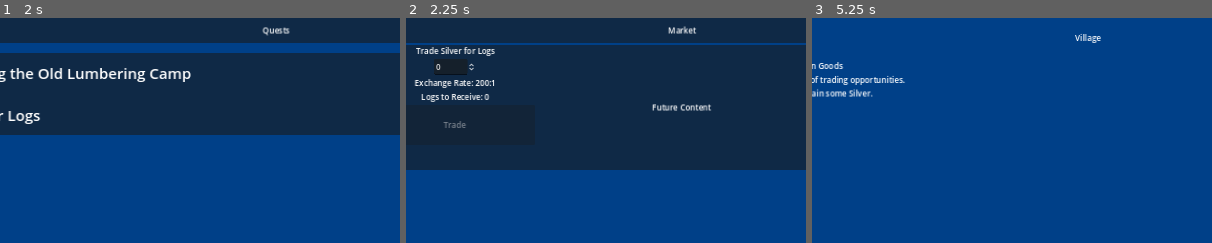
Above: before the commit, frames 1-3 (left to right).
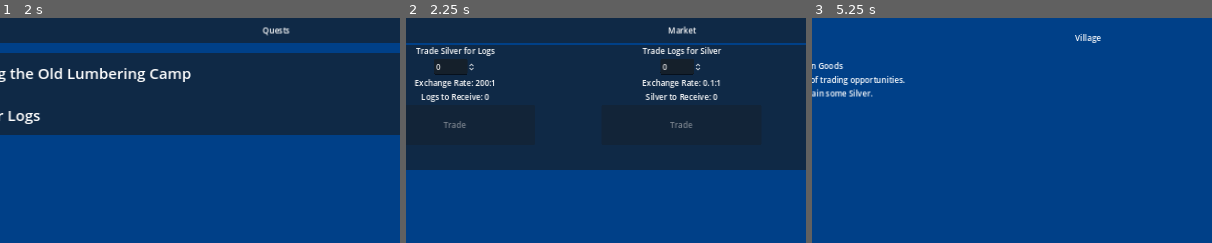
Above: after the commit, the same moments.

Repository: rexinthepark/IdleConomy
Game: Godot game, scene res://Singletons/game/game.tscn
Two runs of this game, one before a commit and one after it. Both use one fixed random seed, a clock stepped at 60 frames per second and the inputs below.
Inputs (mouse positions are % of the whole screen's width and height, from its top left):
- Up to frame 1 (2 s): click "View Village" at 0.5 s; click "View Quests" at 1.25 s
- Up to frame 2 (2.25 s): click "View Market" at 2 s
- Up to frame 3 (5.25 s): click (3, 97) at 2.75 s; click (7, 97) at 3.5 s; click (12, 97) at 4.25 s; click "View Village" at 5 s
The pictures show only the part of the screen within x 23-73%, y 0-50%; the shares and areas given below are measured in that part.

Frame 1 is identical in both runs. In frame 2, 2.1% of the frame differs, in the area x 59-79%, y 12-49%; in frame 3, nothing differs.

Commit message:
market update logs

Diff:
--- a/Singletons/Generator_Silver/upgrade_01/silver_upgrade_01.gd
+++ b/Singletons/Generator_Silver/upgrade_01/silver_upgrade_01.gd
@@ -4,7 +4,7 @@
 
 signal leveled_up
 
-var _cost : Array[int] = [100, 250, 450]
+var _cost : Array[int] = [50, 150, 250]
 var _bonus : Array[Vector2i] = [
 	Vector2i(1, 2),
 	Vector2i(7, 10),
--- a/Singletons/Generator_Silver/upgrade_02/silver_upgrade_02.gd
+++ b/Singletons/Generator_Silver/upgrade_02/silver_upgrade_02.gd
@@ -4,7 +4,7 @@
 
 signal leveled_up
 
-var _cost : Array[int] = [100, 300, 500, 1000]
+var _cost : Array[int] = [50, 250, 500, 1000]
 var _bonus : Array[float] = [
 	float(0.5),
 	float(0.75),
--- a/Singletons/manager_market/manager_market.gd
+++ b/Singletons/manager_market/manager_market.gd
@@ -10,25 +10,42 @@
 # signals
 
 #vars
-var exchange_rate_silver_to_logs: int = 200 #silver needed to get one log
+var exchange_rate_silver_to_logs: float = 200 #silver needed to get one log
+var exchange_rate_logs_to_silver: float = 0.1 #logs needed to get one silver
 
 #functions
 
 func _ready() -> void:
 	pass
 
-func get_exchange_rate_silver_to_logs() -> int:
+func get_exchange_rate_silver_to_logs() -> float:
 	return exchange_rate_silver_to_logs
 
-func get_received_logs_preview(amount: int) -> int:
-	var received_logs_preview: int = amount
+func get_exchange_rate_logs_to_silver() -> float:
+	return exchange_rate_logs_to_silver
+
+func get_received_logs_preview(amount: float) -> float:
+	var received_logs_preview: float = amount
 	received_logs_preview = amount / exchange_rate_silver_to_logs
 	return received_logs_preview
 
-func trade_silver_for_logs(amount: int) -> int:
-	var traded_logs: int = amount
+func trade_silver_for_logs(amount: float) -> float:
+	var traded_logs: float = amount
 	traded_logs = amount / exchange_rate_silver_to_logs
 	if ManagerSilver.ref.can_spend(amount):
 		ManagerSilver.ref.spend_silver(amount)
 		Managerlogs.ref.create_logs(traded_logs)
 	return traded_logs
+
+func get_received_silver_preview(amount: float) -> float:
+	var received_silver_preview: float = amount
+	received_silver_preview = amount / exchange_rate_logs_to_silver
+	return received_silver_preview
+
+func trade_logs_for_silver(amount: float) -> float:
+	var traded_silver: float = amount
+	traded_silver = amount / exchange_rate_logs_to_silver
+	if Managerlogs.ref.can_spend(amount):
+		Managerlogs.ref.spend_logs(amount)
+		ManagerSilver.ref.create_silver(traded_silver)
+	return traded_silver
--- a/scenes/views/market/Market.tscn
+++ b/scenes/views/market/Market.tscn
@@ -79,10 +79,40 @@
 layout_mode = 2
 size_flags_horizontal = 3
 
-[node name="Label" type="Label" parent="VBoxContainer/PanelContainer2/VBoxContainer/HBoxContainer/MarginContainer2"]
+[node name="VBoxContainer" type="VBoxContainer" parent="VBoxContainer/PanelContainer2/VBoxContainer/HBoxContainer/MarginContainer2"]
 layout_mode = 2
-text = "Future Content"
+
+[node name="Label_Title" type="Label" parent="VBoxContainer/PanelContainer2/VBoxContainer/HBoxContainer/MarginContainer2/VBoxContainer"]
+layout_mode = 2
+text = "Trade Logs for Silver"
 horizontal_alignment = 1
+
+[node name="SpinBox_AmountLogs" type="SpinBox" parent="VBoxContainer/PanelContainer2/VBoxContainer/HBoxContainer/MarginContainer2/VBoxContainer"]
+unique_name_in_owner = true
+layout_mode = 2
+size_flags_horizontal = 4
+max_value = 10000.0
+
+[node name="Label_ExchangeRateSilver" type="Label" parent="VBoxContainer/PanelContainer2/VBoxContainer/HBoxContainer/MarginContainer2/VBoxContainer"]
+unique_name_in_owner = true
+layout_mode = 2
+text = "Exchange Rate: "
+horizontal_alignment = 1
+vertical_alignment = 1
+
+[node name="Label_ReceiveSilver" type="Label" parent="VBoxContainer/PanelContainer2/VBoxContainer/HBoxContainer/MarginContainer2/VBoxContainer"]
+unique_name_in_owner = true
+layout_mode = 2
+text = "Receive in Silver:"
+horizontal_alignment = 1
+vertical_alignment = 1
+
+[node name="TradeLogsForSilverButton" type="Button" parent="VBoxContainer/PanelContainer2/VBoxContainer/HBoxContainer/MarginContainer2/VBoxContainer"]
+unique_name_in_owner = true
+custom_minimum_size = Vector2(320, 80)
+layout_mode = 2
+size_flags_horizontal = 4
+text = "Trade"
 
 [node name="MarginContainer3" type="MarginContainer" parent="VBoxContainer/PanelContainer2/VBoxContainer/HBoxContainer"]
 custom_minimum_size = Vector2(0, 250)
--- a/scenes/views/market/market.gd
+++ b/scenes/views/market/market.gd
@@ -5,27 +5,62 @@
 @onready var ExchangeRateLogsLabel: Label = %Label_ExchangeRateLogs
 @onready var ReceiveLogsLabel: Label = %Label_ReceiveLogs
 
+@onready var LogSpinBox: SpinBox = %SpinBox_AmountLogs
+@onready var TradeLogsButton: Button = %TradeLogsForSilverButton
+@onready var ExchangeRateSilverLabel: Label = %Label_ExchangeRateSilver
+@onready var ReceiveSilverLabel: Label = %Label_ReceiveSilver
+
 func _ready() -> void:
 	TradeSilverButton.pressed.connect(_on_trade_silver_button_pressed)
 	SilverSpinBox.value_changed.connect(_on_silver_box_changed)
+	#ManagerSilver.ref.silver_created.connect(_on_silver_box_changed)
+	TradeLogsButton.pressed.connect(_on_trade_logs_button_pressed)
+	LogSpinBox.value_changed.connect(_on_logs_box_changed)
+
 	_update_labels()
-	_update_buttons(0)
+	_update_buttons(0, 0)
+
+	_reset_SilverSpinBox()
+	_reset_LogSpinBox()
 
 func _on_trade_silver_button_pressed() -> void:
-	ManagerMarket.ref.trade_silver_for_logs(int(SilverSpinBox.value))
-	_update_buttons(SilverSpinBox.value)
+	ManagerMarket.ref.trade_silver_for_logs(SilverSpinBox.value)
+	_update_buttons(SilverSpinBox.value, LogSpinBox.value)
+	_update_labels()
+	_reset_SilverSpinBox()
+
+func _on_silver_box_changed(value_silver: float) -> void:
+	_update_buttons(value_silver, LogSpinBox.value)
 	_update_labels()
 
-func _on_silver_box_changed(value: float) -> void:
-	_update_buttons(value)
+func _on_trade_logs_button_pressed() -> void:
+	ManagerMarket.ref.trade_logs_for_silver(LogSpinBox.value)
+	_update_buttons(SilverSpinBox.value, LogSpinBox.value)
+	_update_labels()
+	_reset_LogSpinBox()
+
+func _on_logs_box_changed(value_logs: float) -> void:
+	_update_buttons(SilverSpinBox.value, value_logs)
 	_update_labels()
 
 func _update_labels() -> void:
 	ExchangeRateLogsLabel.text = "Exchange Rate: %s:1" %ManagerMarket.ref.get_exchange_rate_silver_to_logs()
 	ReceiveLogsLabel.text = "Logs to Receive: %s" %ManagerMarket.ref.get_received_logs_preview(int(SilverSpinBox.value))
+	ExchangeRateSilverLabel.text = "Exchange Rate: %s:1" %ManagerMarket.ref.get_exchange_rate_logs_to_silver()
+	ReceiveSilverLabel.text = "Silver to Receive: %s" %ManagerMarket.ref.get_received_silver_preview(LogSpinBox.value)
 
-func _update_buttons(value: float) -> void:
+func _update_buttons(value_silver: float, value_logs: float) -> void:
 	if SilverSpinBox.value >= ManagerMarket.ref.get_exchange_rate_silver_to_logs():
-		TradeSilverButton.disabled = !ManagerSilver.ref.can_spend(int(value))
+		TradeSilverButton.disabled = !ManagerSilver.ref.can_spend(value_silver)
 	else:
 		TradeSilverButton.disabled = true
+	if LogSpinBox.value >= ManagerMarket.ref.get_exchange_rate_logs_to_silver():
+		TradeLogsButton.disabled = !Managerlogs.ref.can_spend(value_logs)
+	else:
+		TradeLogsButton.disabled = true
+
+func _reset_SilverSpinBox() -> void:
+	SilverSpinBox.value = 0
+
+func _reset_LogSpinBox() -> void:
+	LogSpinBox.value = 0
